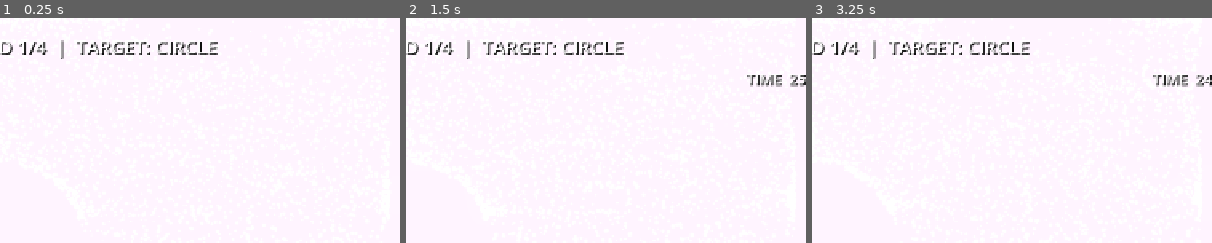
Above: before the commit, frames 1-3 (left to right).
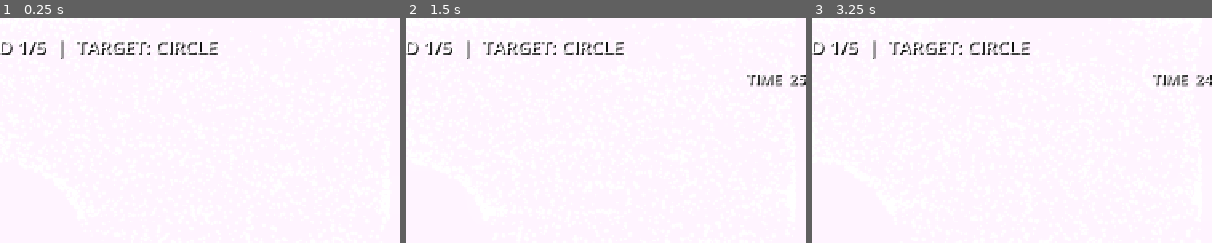
Above: after the commit, the same moments.

Repository: galheumyu/TheShadow
Game: Godot game, scene res://main.tscn
Two runs of this game, one before a commit and one after it. Both use one fixed random seed, a clock stepped at 60 frames per second and the inputs below.
Inputs:
- Up to frame 1 (0.25 s): no input
- Up to frame 2 (1.5 s): tap Enter at 0.5, 0.6 s; tap Space at 0.77, 1.25 s; tap Keypad Enter at 1.35 s
- Up to frame 3 (3.25 s): tap Space at 1.52, 2.75, 3.02 s; tap Enter at 2, 2.85 s; tap R at 2.1 s
The pictures show only the part of the screen within x 50-100%, y 0-50%; the shares and areas given below are measured in that part.

The runs differ from the first frame. In frame 1, 0.1% of the frame differs, in the area x 9-12%, y 10-17%; in frame 2, 0.1%; in frame 3, 0.1%.

Commit message:
added moon shape

Diff:
--- a/ParticleWall.gd
+++ b/ParticleWall.gd
@@ -2,7 +2,7 @@
 
 enum GameState { INTRO, PLAYING, ROUND_SUCCESS, ROUND_FAILED, COMPLETE }
 
-const SHAPES := ["CIRCLE", "TRIANGLE", "SQUARE"]
+const SHAPES := ["CIRCLE", "TRIANGLE", "SQUARE", "MOON"]
 const ROUND_DURATION := 25.0
 const MATCH_HOLD_DURATION := 2.0
 const SUCCESS_PAUSE := 1.5
@@ -177,6 +177,13 @@
 			return y >= -0.34 and y <= 0.34 and absf(shape_x) <= (y + 0.34) * 0.5
 		"SQUARE":
 			return absf(shape_x) <= 0.31 and absf(y) <= 0.31
+		"MOON":
+			var centered_point := Vector2(shape_x, y)
+			var inner_circle_point := Vector2(shape_x - 0.14, y)
+			return (
+				centered_point.length_squared() <= 0.34 * 0.34
+				and inner_circle_point.length_squared() >= 0.30 * 0.30
+			)
 	return false
 
 
